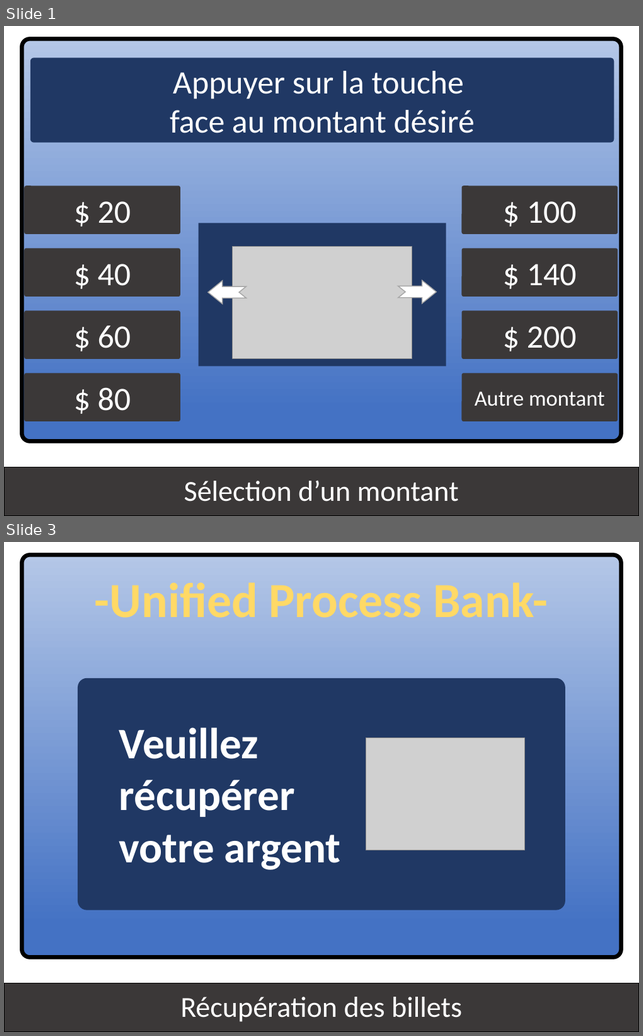
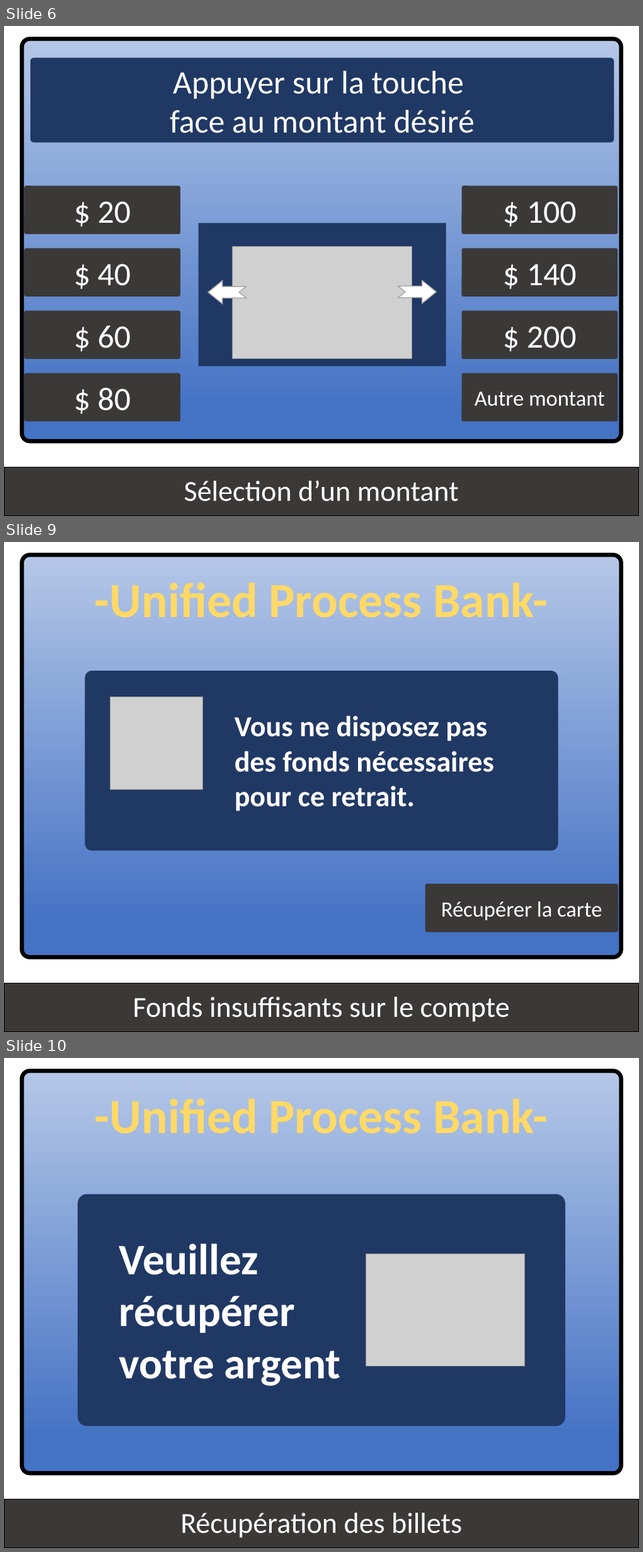
Before and after one commit to kyweez/CDA-15-APPLICATION-DESIGN, a slide deck: GAB/Version-aurelien/IHM-aurelien.pptx. Shown one above the other, each under a label of ours: slides 1 and 3 before the commit, slides 6, 9 and 10 after it; the slides between them are not shown. The pictures are 643x1036 and 643x1552 pixels, drawn with LibreOffice and Linux fonts; fonts in the diff are those of the drawing; grey boxes stand for pictures. Boxes give left, top, right and bottom in pixels: in the first picture for what was removed or moved away, otherwise in the second. Text is boxed around its words. In the diff, an @@ line names an element or a change of style, - is before the commit and + after.

```diff
--- a/GAB/Version-aurelien/IHM-aurelien.pptx
+++ b/GAB/Version-aurelien/IHM-aurelien.pptx
@@ slide 9 added at [4, 542, 639, 1032], background #FFFFFF @@
@@ rounded rectangle added at [22, 555, 621, 958], fill gradient #4472C4 to #B4C7E7, outline #000000 4.5 pt @@
@@ text added at [95, 582, 548, 618], 54 pt, text #FFD966, bold @@
+-Unified Process Bank-
@@ rounded rectangle added at [85, 671, 558, 851], fill #203864 @@
@@ picture added at [110, 697, 202, 789] @@
@@ text added at [235, 715, 494, 811], 32 pt, text #FFFFFF, bold @@
+Vous ne disposez pas des fonds nécessaires pour ce retrait.
@@ rounded rectangle added at [425, 883, 618, 932], fill #3B3838, 24 pt, text #FFFFFF @@
+Récupérer la carte
@@ rectangle added at [4, 983, 639, 1032], fill #3B3838, outline #000000 0.75 pt, 32 pt, text #FFFFFF @@
+Fonds insuffisants sur le compte
@@ what was slide 1 is now slide 6 @@
@@ what was slide 3 is now slide 10 @@
```
Also in this commit, not shown: 7 other slides added, 1 other file.
